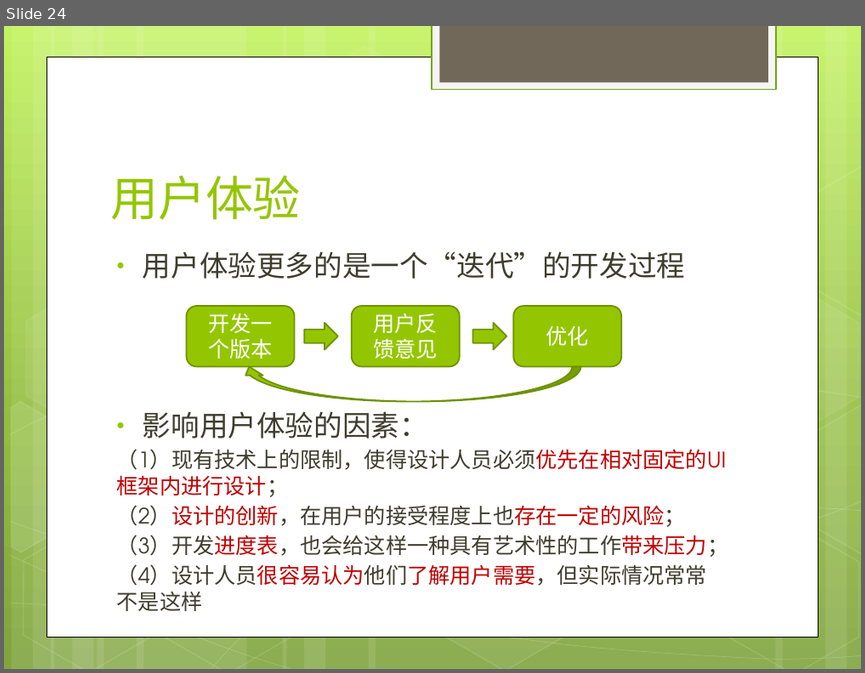
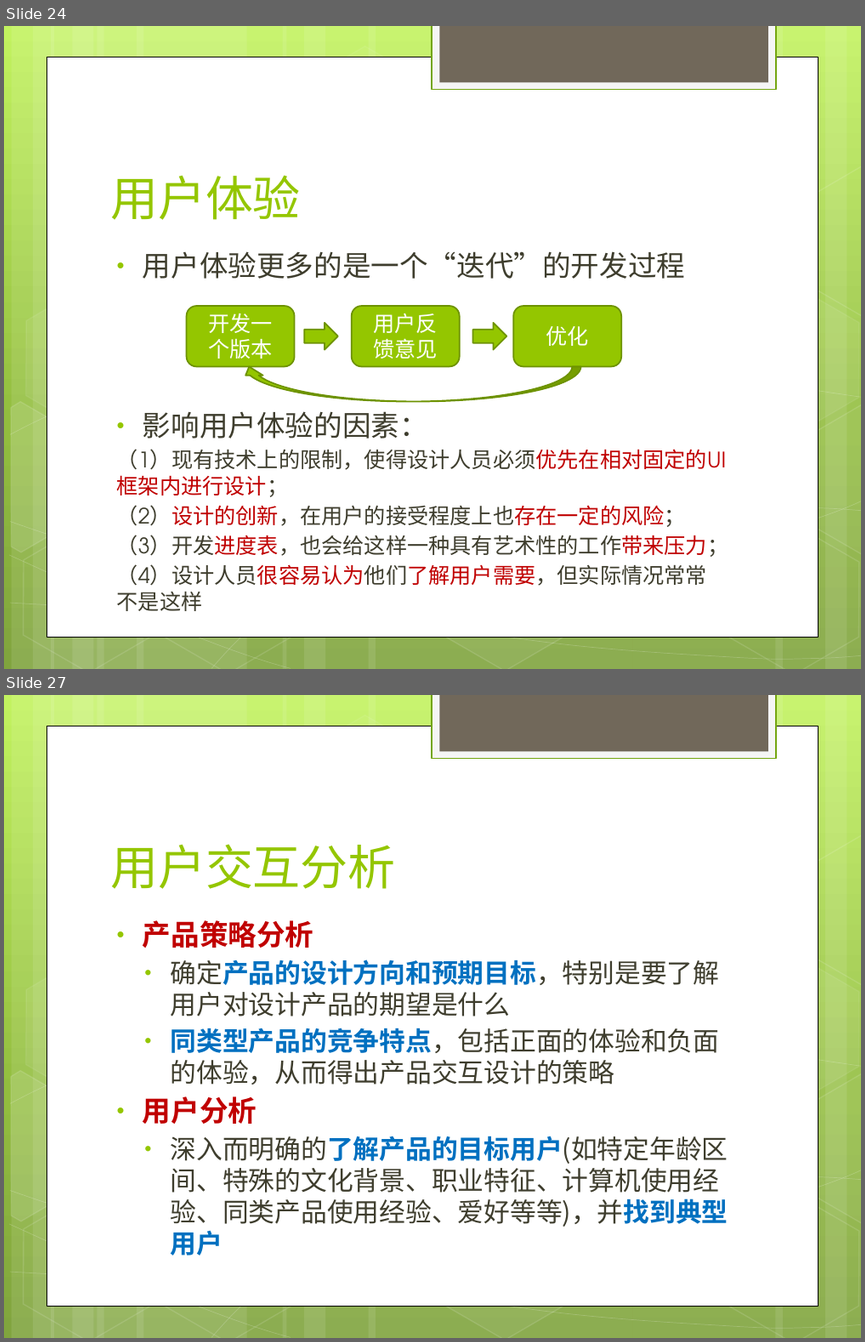
Before and after one commit to willianlam/Classes, a slide deck: 交互设计基础/课件/第5讲 界面设计.pptx. Shown one above the other, each under a label of ours: slide 24 before the commit, slides 24 and 27 after it; the slides between them are not shown. The pictures are 865x673 and 865x1342 pixels, drawn with LibreOffice and Linux fonts; fonts in the diff are those of the drawing. Boxes give left, top, right and bottom in pixels: in the first picture for what was removed or moved away, otherwise in the second. Text is boxed around its words. In the diff, an @@ line names an element or a change of style, - is before the commit and + after.

```diff
--- a/交互设计基础/课件/第5讲 界面设计.pptx
+++ b/交互设计基础/课件/第5讲 界面设计.pptx
@@ slide 27 added at [4,695,861,1338], background gradient #C3F35F to #93BF3F to #81A53E; not listed: 31 template elements that a slide beside it also shows @@
@@ title added at [110,844,396,889], 40 pt, text #94C600 @@
+用户交互分析
@@ text added at [143,920,728,1255], 22 pt, text #3E3D2D @@
+• 产品策略分析
+  • 确定产品的设计方向和预期目标，特别是要了解用户对设计产品的期望是什么
+  • 同类型产品的竞争特点，包括正面的体验和负面的体验，从而得出产品交互设计的策略
+• 用户分析
+  • 深入而明确的了解产品的目标用户(如特定年龄区间、特殊的文化背景、职业特征、计算机使用经验、同类产品使用经验、爱好等等)，并找到典型用户
```
Also in this commit, not shown: 1 slide changed, 16 other slides added, 3 other files.
